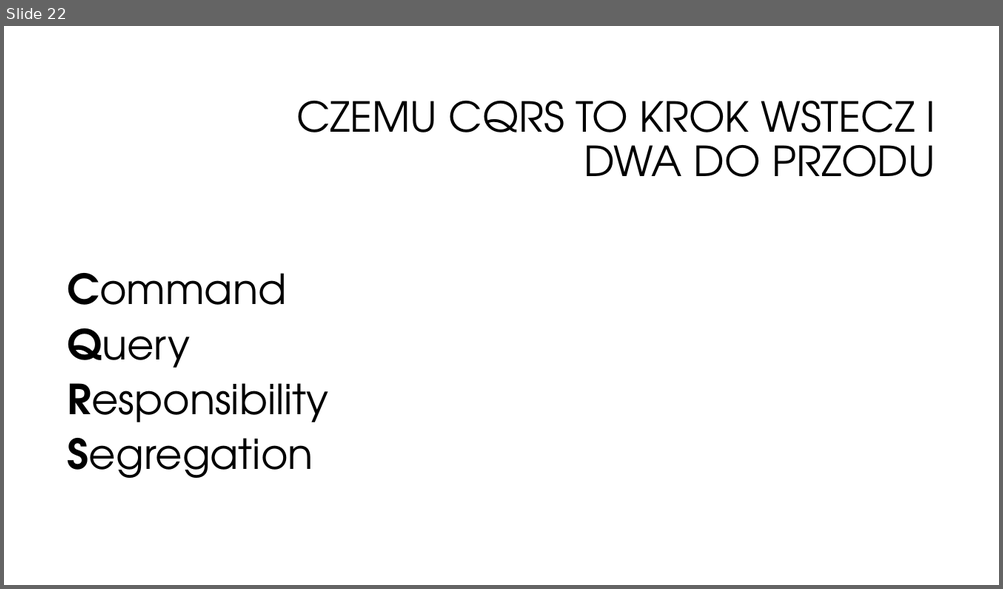
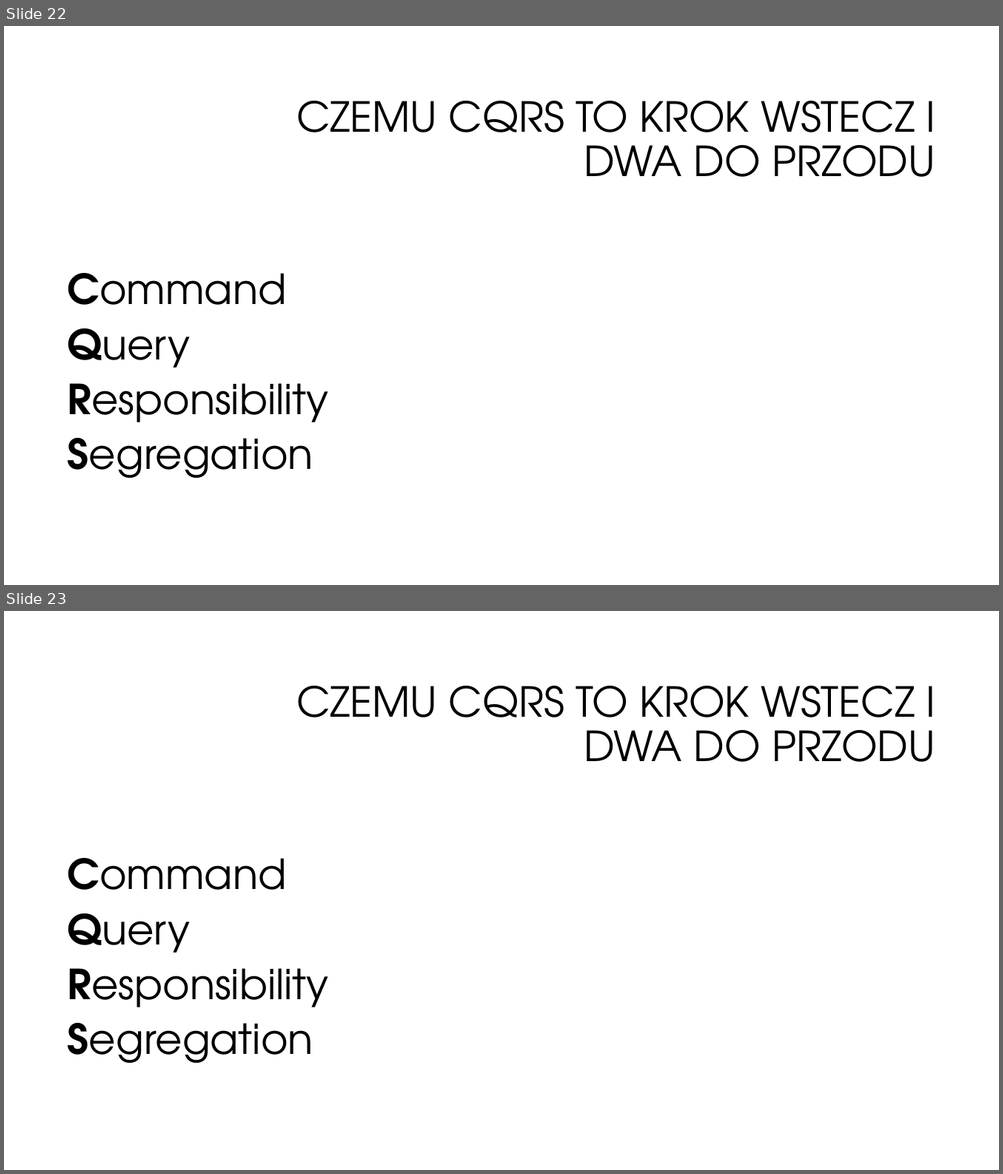
Before and after one commit to oskardudycz/EventSourcing.NetCore, a slide deck: Slides.pptx. Shown one above the other, each under a label of ours: slide 22 before the commit, slides 22 and 23 after it. The pictures are 1003x589 and 1003x1174 pixels, drawn with LibreOffice and Linux fonts; fonts in the diff are those of the drawing; background and template pictures are left out. Boxes give left, top, right and bottom in pixels: in the first picture for what was removed or moved away, otherwise in the second. Text is boxed around its words. In the diff, an @@ line names an element or a change of style, - is before the commit and + after.

Commit message:
Added cqrs slides

```diff
--- a/Slides.pptx
+++ b/Slides.pptx
@@ slide 23 added at (x1=4, y1=611, x2=999, y2=1170), background #FFFFFF @@
@@ title added at (x1=296, y1=686, x2=935, y2=762), 40 pt, text #000000 @@
+CZEMU CQRS TO KROK WSTECZ I DWA DO PRZODU
@@ text added at (x1=68, y1=858, x2=329, y2=1063), 40 pt, text #000000 @@
+Command
+Query
+Responsibility
+Segregation
```
Also in this commit, not shown: 1 slide changed, 8 other slides added.
